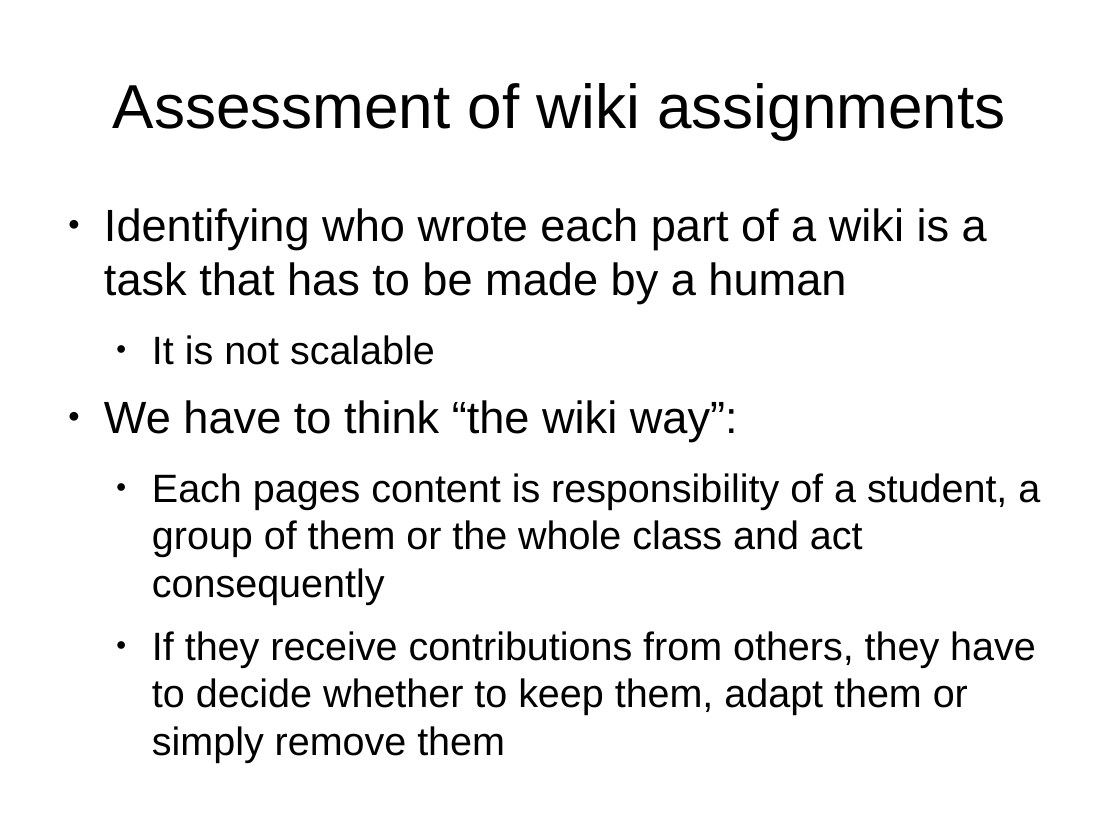
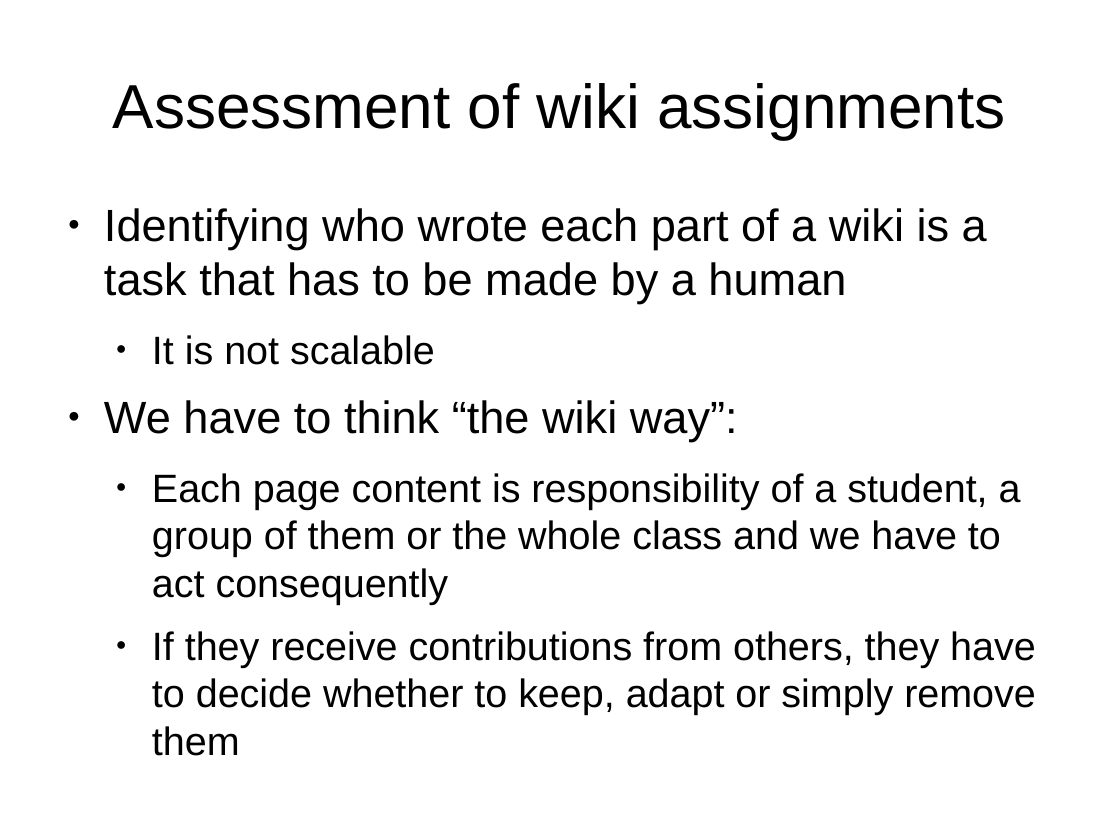
Before and after one commit to DrPantera/wikis4education, a slide deck: slide 12 of brunel-2014/wiki-assessment.odp (slide 11 before the commit). Drawn at 1120x840 pixels with LibreOffice and Linux fonts; fonts in the diff are those of the drawing. Boxes give left, top, right and bottom in pixels: in the first picture for what was removed or moved away, otherwise in the second. Text is boxed around its words. In the diff, an @@ line names an element or a change of style, - is before the commit and + after.

```diff
--- a/brunel-2014/wiki-assessment.odp
+++ b/brunel-2014/wiki-assessment.odp
@@ text at bbox=[152, 473, 1036, 756]: text changed @@
-  ● Each pages content is responsibility of a student, a group of them or the whole class and act consequently
-  ● If they receive contributions from others, they have to decide whether to keep them, adapt them or simply remove them
+  ● Each page content is responsibility of a student, a group of them or the whole class and we have to act consequently
+  ● If they receive contributions from others, they have to decide whether to keep, adapt or simply remove them
```
Also in this commit, not shown: 6 other slides changed, 4 slides added.
